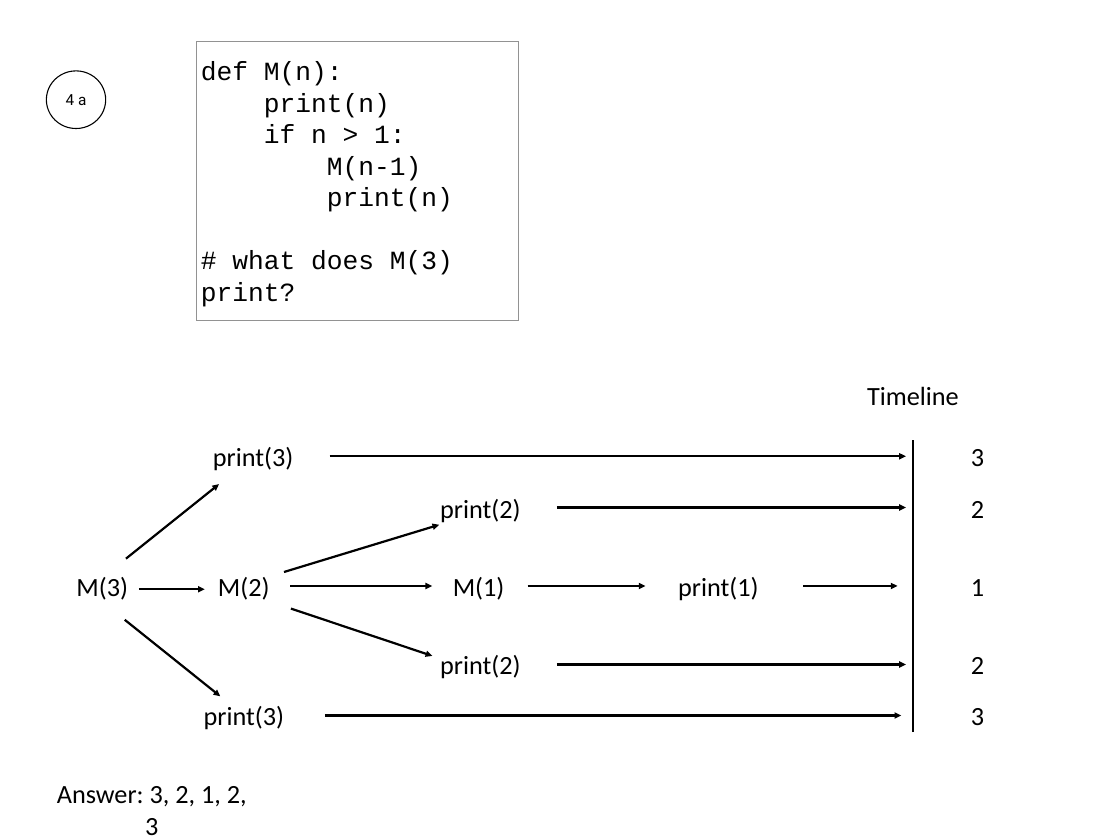
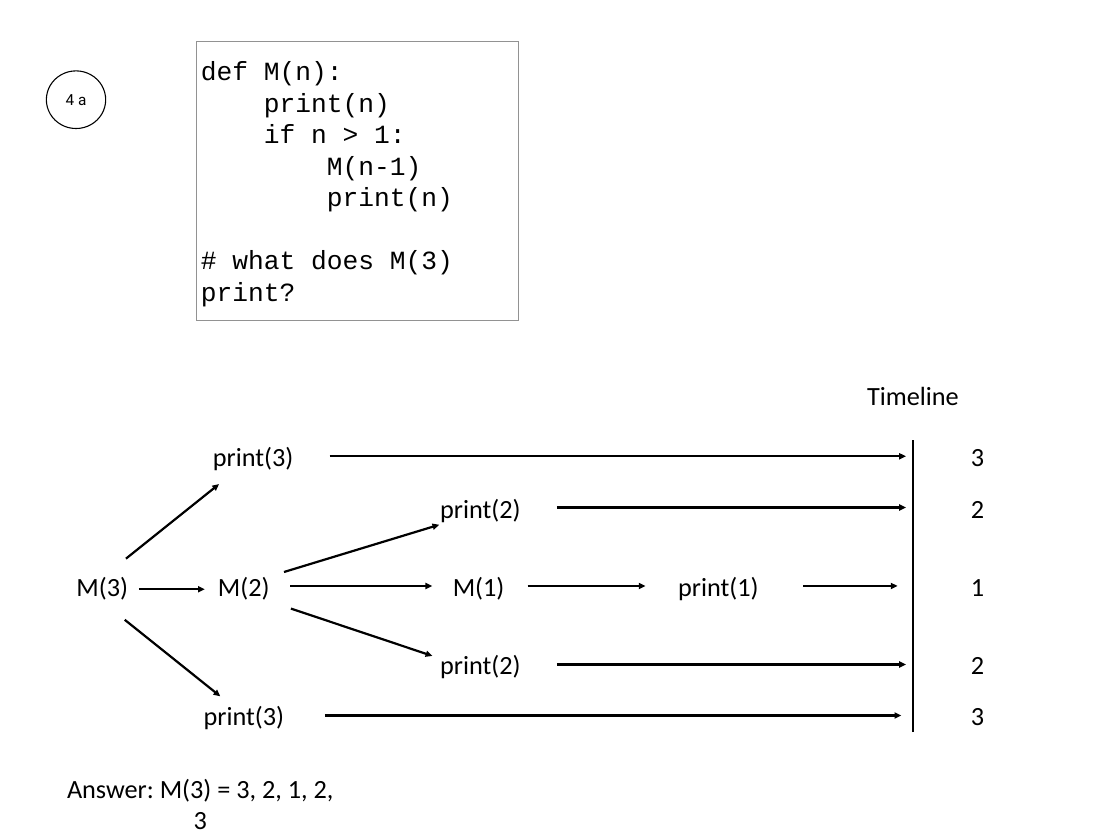
Before and after one commit to Jsus00G/CS-320-Projects-P, a slide deck: slide 119 of lecture-material/07-Recursion_and_Graphs/07-recursion-worksheet-solution.pptx. Drawn at 1120x840 pixels with LibreOffice and Linux fonts; fonts in the diff are those of the drawing. Boxes give left, top, right and bottom in pixels: in the first picture for what was removed or moved away, otherwise in the second. Text is boxed around its words. In the diff, an @@ line names an element or a change of style, - is before the commit and + after.

```diff
--- a/lecture-material/07-Recursion_and_Graphs/07-recursion-worksheet-solution.pptx
+++ b/lecture-material/07-Recursion_and_Graphs/07-recursion-worksheet-solution.pptx
@@ text at [67, 779, 334, 829]: text changed @@
-Answer: 3, 2, 1, 2, 3
+Answer: M(3) = 3, 2, 1, 2, 3
```
Also in this commit, not shown: 9 other slides changed, 2 other files.
